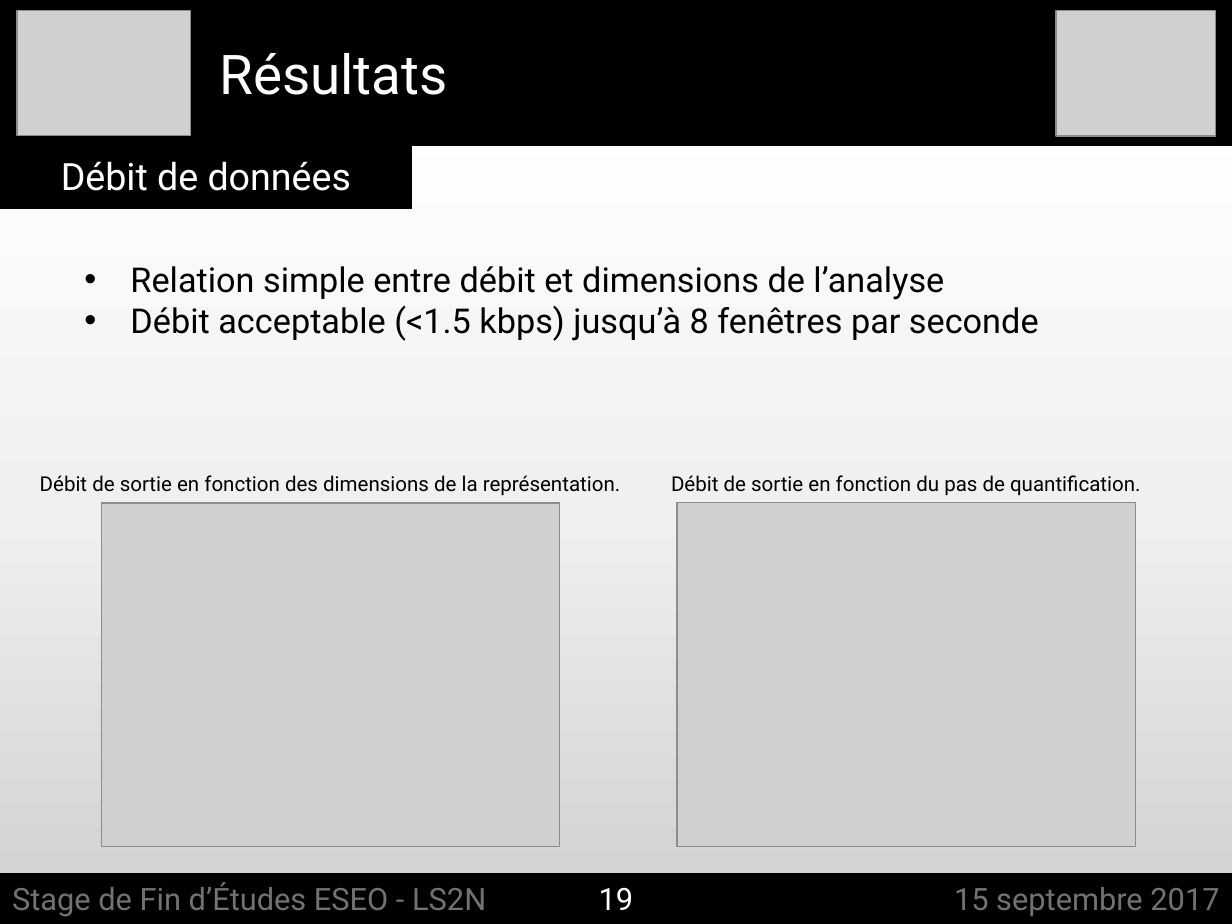
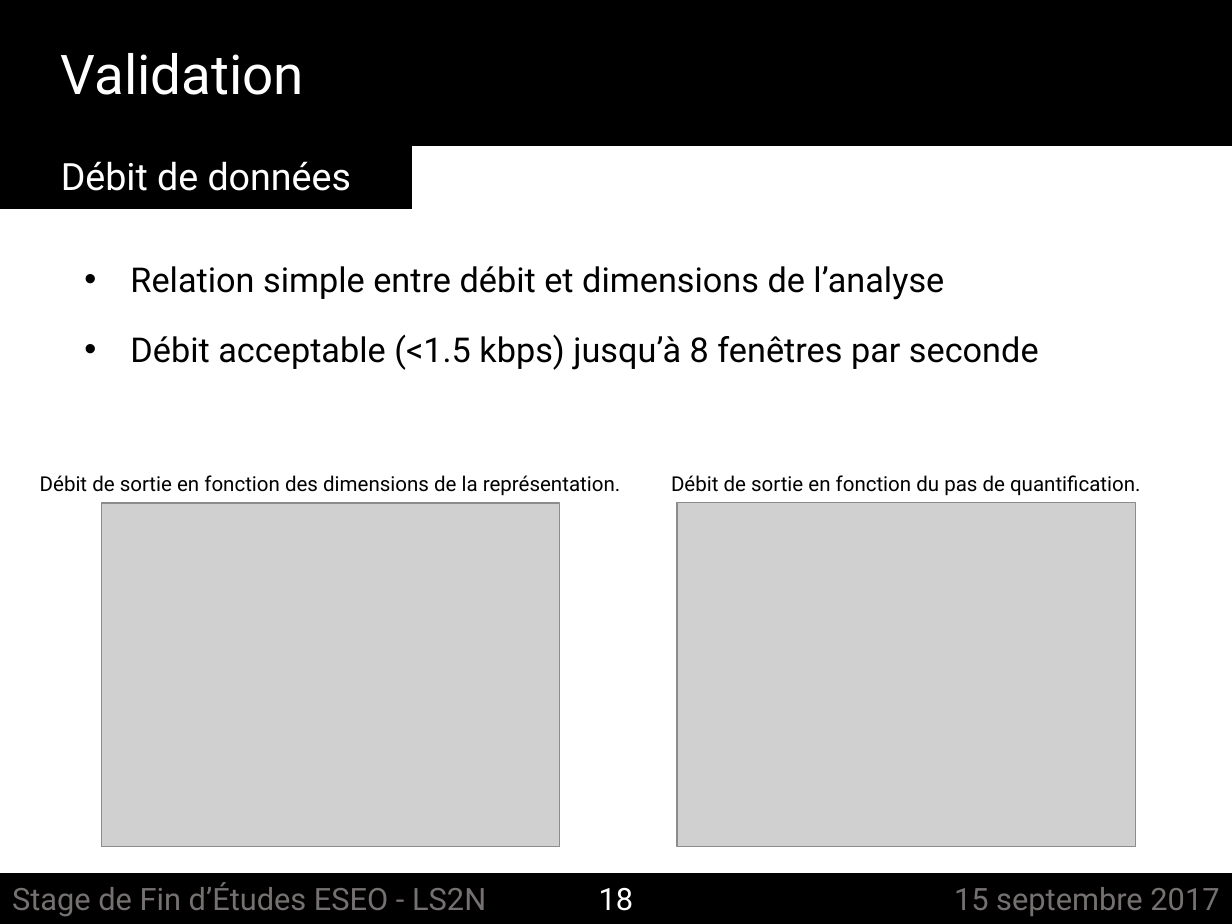
Before and after one commit to felixgontier/int-report, a slide deck: slide 18 of Soutenance_ESEO.pptx (slide 19 before the commit). Drawn at 1232x924 pixels with LibreOffice and Linux fonts; fonts in the diff are those of the drawing; grey boxes stand for pictures. Boxes give left, top, right and bottom in pixels: in the first picture for what was removed or moved away, otherwise in the second. Text is boxed around its words. In the diff, an @@ line names an element or a change of style, - is before the commit and + after.

```diff
--- a/Soutenance_ESEO.pptx
+++ b/Soutenance_ESEO.pptx
@@ background gradient #FFFFFF to #F0F0F0 to #D0CECE to #FFFFFF @@
@@ picture removed at [17,11,191,136] @@
@@ picture removed at [1056,11,1215,137] @@
@@ text added at [61,53,304,95], 32 pt, text #FFFFFF @@
+Validation
@@ text removed at [219,53,447,95] @@
-Résultats
@@ text "Relation simple entre débit et ..." rewrapped from [130,266,1039,341] to [130,266,1039,370] @@
@@ text at [599,887,634,911]: text changed @@
-19
+18
```
Also in this commit, not shown: 21 other slides changed, 1 slide added, 1 slide removed, 2 other files.
